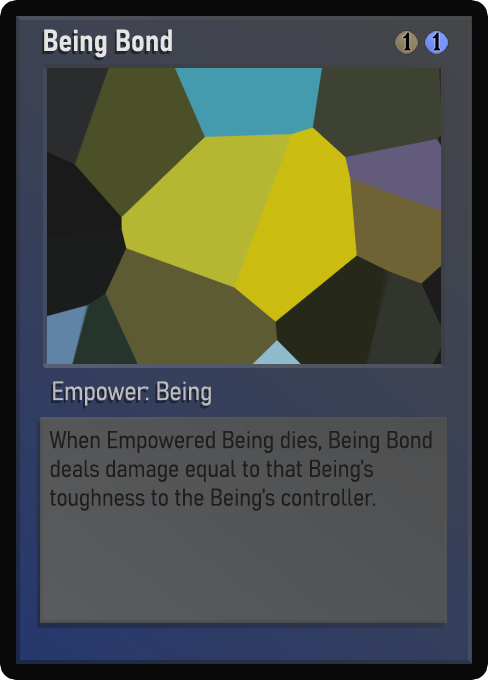
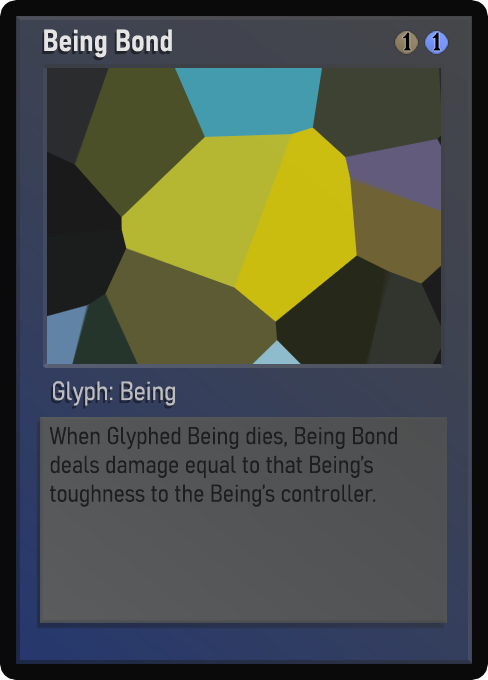
Layers edited between the first and the second w=488, h=680 image:
painted on "Class" over [53, 381, 211, 406]
painted on "Desc_norm" over [49, 426, 432, 511]
